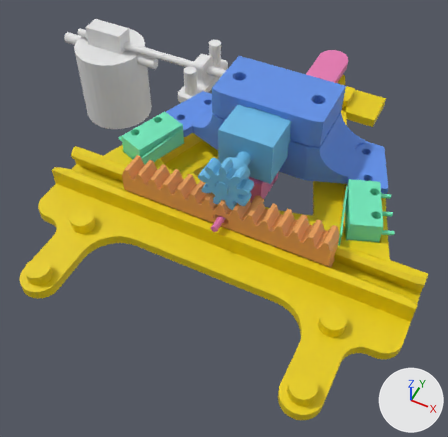
One commit to the Blender file weichenmotor.blend: the scene before it, then after it.
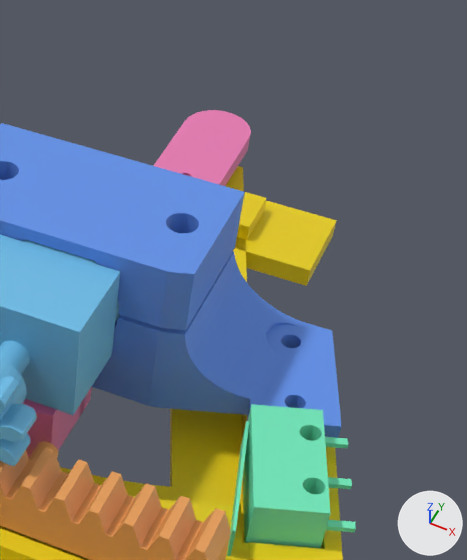
The first picture shows the older version from a 50 mm camera at (38.0, -79.5, 96.7) aimed at (-6.3, 9.2, -14.1). The close-ups show the older and then the newer version on the part from 53% to 99% of the width and 0% to 57% of the height of that picture. Only the edits that show in the close-ups are written down. The lights are fixed; the arrows at lower right show +X, +Y and +Z.

In view in the first close-up: 'Cube', 'Cube.002', 'Cube.004', 'Cube.006', 'Cube.008', 'Cube.009', 'Rack_M1_Pa20_Z15', 'guiderail', 'motor-gear', 'motor-housing.001', 'swing-arm', 'switch-base-applied.001', 'switch.001' and 5 more.
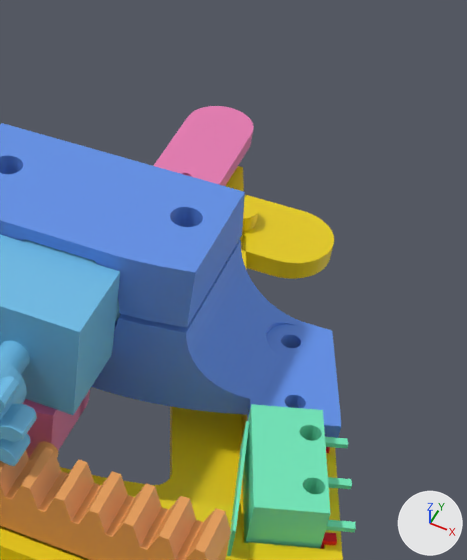
Not drawn themselves, but carrying or shaping drawn objects: ob_cylinder_001, ob_cylinder_005, ob_roundness_preventer, ob_edge_rounder, ob_edge_rounder_cylinder.

Location of each change, [x1, y1, x2, y2] in pixels of the close-ups (467 x 560 px; the box of a moved part takes in the faces that stretch with it):
'Cube.009', reshaped, modifiers changed
    before: [0, 123, 245, 330]
    after: [0, 123, 245, 328]
'Cube.008', reshaped, modifiers changed (8% taller)
    before: [100, 252, 301, 408]
    after: [100, 240, 301, 408]
'Cube.004', reshaped, modifiers changed
    both: [92, 321, 341, 438]
'Cube.002', mesh rescaled, modifiers changed
    before: [236, 201, 337, 286]
    after: [241, 195, 334, 279]
'swing-arm', reshaped (mostly hidden)
    before: [80, 110, 251, 415]
    after: [80, 106, 254, 416]
'Cube.006', mesh rescaled
    before: [237, 192, 266, 240]
    after: [242, 197, 259, 231]
'Cube.010', shown (mostly hidden)
    after: [320, 447, 337, 549]
part 1 of me_cube_025, moved or reshaped
    before: [236, 201, 337, 286]
    after: [241, 195, 334, 279]
part 2 of me_cube_025, shading changed
    before: [236, 201, 337, 286]
    after: [241, 195, 334, 279]
part 4 of me_cube_039, moved or reshaped
    before: [118, 252, 255, 378]
    after: [119, 240, 257, 377]
part 5 of me_cube_041, moved or reshaped
    before: [0, 192, 245, 329]
    after: [5, 192, 245, 327]

Edits to the bpy script that builds the scene:
```text
Change me_cube_025:
    remove me_cube_025.from_pydata(...)  # 8 vertices, 6 faces; spans x -17.0..17.0, y -5.0..5.0, z -0.5..1.7
    add me_cube_025.from_pydata(...)  # 8 vertices, 6 faces; spans x -18.0..18.0, y -5.0..5.0, z -0.5..1.7
    me_cube_025 part 1: the whole mesh is scaled about its middle by (1.06, 1, 1)
    me_cube_025 part 2: creased or bevel-weighted edges go from 0 to 4
Change me_cube_026:
    remove me_cube_026.from_pydata(...)  # 8 vertices, 6 faces; spans x -9.0..9.0, y -3.0..3.0, z -0.5..3.5
    add me_cube_026.from_pydata(...)  # 8 vertices, 6 faces; spans x -9.0..9.0, y -2.0..2.0, z -0.5..3.5
    me_cube_026 part 3: the whole mesh is scaled about its middle by (1, 0.667, 1)
Change me_cube_039:
    where me_cube_039.from_pydata(...)  # 12 vertices, 10 faces; spans x -21.7..21.6, y -7.0..9.0, z -3.1..4.5
    me_cube_039 part 4
    me_cube_039.vertices[3].co: (-12.5, 7.0, 4.5) -> (-12.5, 9.0, 4.5)
    me_cube_039.vertices[7].co: (12.5, 7.0, 4.5) -> (12.5, 9.0, 4.5)
Change me_cube_041:
    remove me_cube_041.from_pydata(...)  # 8 vertices, 6 faces; spans x -12.5..12.5, y -7.0..7.0, z -3.0..3.5
    add me_cube_041.from_pydata(...)  # 8 vertices, 6 faces; spans x -12.5..12.5, y -7.0..9.0, z -2.9..3.5
    me_cube_041 part 5
    me_cube_041.vertices[0].co: (-12.5, -7.0, -3.0) -> (-12.5, -7.0, -2.9)
    me_cube_041.vertices[2].co: (-12.5, 7.0, -3.0) -> (-12.5, 9.0, -2.9)
    me_cube_041.vertices[4].co: (12.5, -7.0, -3.0) -> (12.5, -7.0, -2.9)
    me_cube_041.vertices[6].co: (12.5, 7.0, -3.0) -> (12.5, 9.0, -2.9)
Change me_cube_013:
    remove me_cube_013.from_pydata(...)  # 184 vertices, 94 faces; spans x -4.0..4.0, y -39.0..14.5, z -1.5..0.5
    add me_cube_013.from_pydata(...)  # 56 vertices, 30 faces; spans x -4.0..4.0, y -39.0..15.5, z -1.5..0.5
    me_cube_013 part 6
    172 vertices are removed from x -4.0..4.0, y -36.5..14.5, z -1.5..0.5
    93 faces are deleted
    24 vertices are added at x -4.0..4.0, y -30.2..15.5, z -1.5..0.5
    20 new vertices lie (0.0, 0.0, 2.0) away from vertices in x -3.9..3.9, y -30.2..15.5, z -1.5
    29 new faces join them
Add me_cube_033:
    me_cube_033.from_pydata([(-2.98, -0.36, -0.32), (-1.93, -0.36, 1.35), (-2.98, 0.94, -0.32), (-1.93, 0.94, 1.35), (1.0, -0.36, -2.3), (1.0, -0.36, 1.0), (1.0, 0.94, -2.3), (0.76, 0.94, 1.54)], [], [(0, 1, 3, 2), (2, 3, 7, 6), (6, 7, 5, 4), (4, 5, 1, 0), (2, 6, 4, 0), (7, 3, 1, 5)])
Change ob_cube_002:
    add _m = ob_cube_002.modifiers.new('Bevel', 'BEVEL')
    add _m.width = 5.0
    add _m.width_pct = 5.0
    add _m.segments = 16
    add _m.limit_method = 'WEIGHT'
Change ob_cylinder_001:
    ob_cylinder_001.location: (9.0, 22.0, -44.0) -> (9.0, 23.0, -44.0)
Change ob_cylinder_005:
    ob_cylinder_005.location: (9.0, 22.0, 0.0) -> (9.0, 23.0, 0.0)
Change ob_cube_004:
    add _m = ob_cube_004.modifiers.new('Boolean.005', 'BOOLEAN')
    add _m.object = ob_roundness_preventer
    add _m = ob_cube_004.modifiers.new('Boolean.006', 'BOOLEAN')
    add _m.object = ob_edge_rounder
Change ob_cube_008:
    add _m = ob_cube_008.modifiers.new('Boolean.007', 'BOOLEAN')
    add _m.object = ob_edge_rounder
Change ob_cube_009:
    add _m = ob_cube_009.modifiers.new('Boolean.003', 'BOOLEAN')
    add _m.object = ob_edge_rounder
Change ob_cube_010:
    ob_cube_010.location: (31.5, 6.7, 0.0) -> (30.7, 6.4, 0.0)
    remove ob_cube_010.hide_set(True)  # its collection is switched off
Add ob_edge_rounder:
    ob_edge_rounder = bpy.data.objects.new('edge-rounder', me_cube_043)  # a box spanning x -1.0..1.0, y -1.0..1.0, z -1.0..1.0; modifiers BOOLEAN, MIRROR
    ob_edge_rounder.location = (-10.29, 15.23, 9.0)
    ob_edge_rounder.rotation_euler = (0.0, 0.0, -0.175)  # degrees (0, 0, -10)
    ob_edge_rounder.scale = (-7.09, 1.0, 11.7)
Add ob_edge_rounder_cylinder:
    ob_edge_rounder_cylinder = bpy.data.objects.new('edge-rounder-cylinder', me_cylinder_047)  # a 128-sided cylinder along z spanning x -1.0..1.0, y -1.0..1.0, z -1.0..1.0
    ob_edge_rounder_cylinder.location = (-3.782, 53.16, 12.0)
    ob_edge_rounder_cylinder.scale = (38.2, 38.2, 25.0)
Add ob_roundness_preventer:
    ob_roundness_preventer = bpy.data.objects.new('roundness-preventer', me_cube_033)  # modifiers MIRROR
    ob_roundness_preventer.location = (15.81, 29.0, 2.125)
    ob_roundness_preventer.rotation_euler = (0.0, -0.785, 0.0)  # degrees (0, -45, 0)
    ob_roundness_preventer.scale = (0.5, 1.0, 1.0)
```
